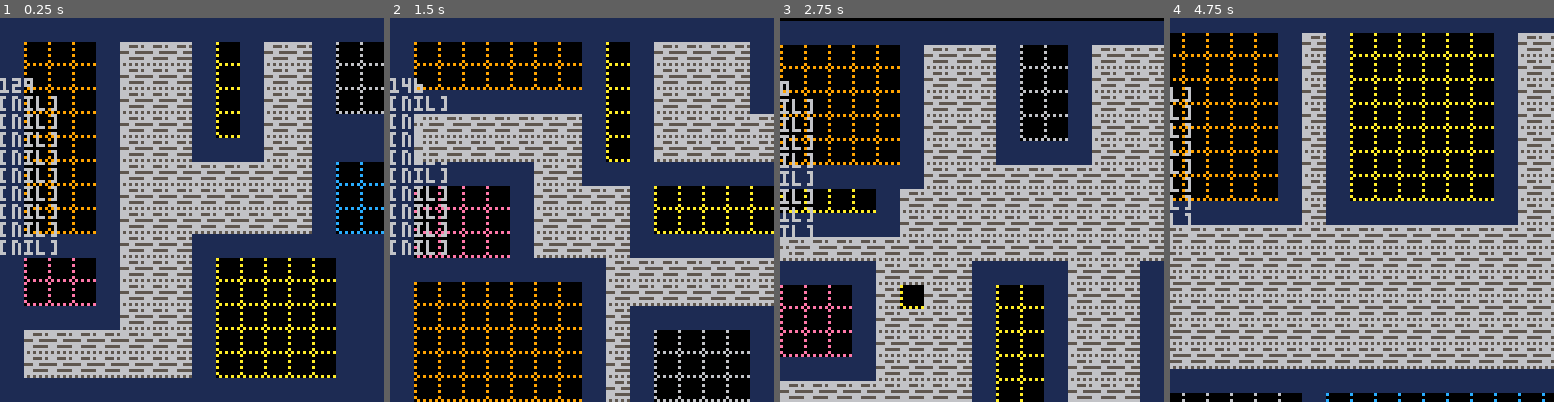
Above: before the commit, frames 1-4 (left to right).
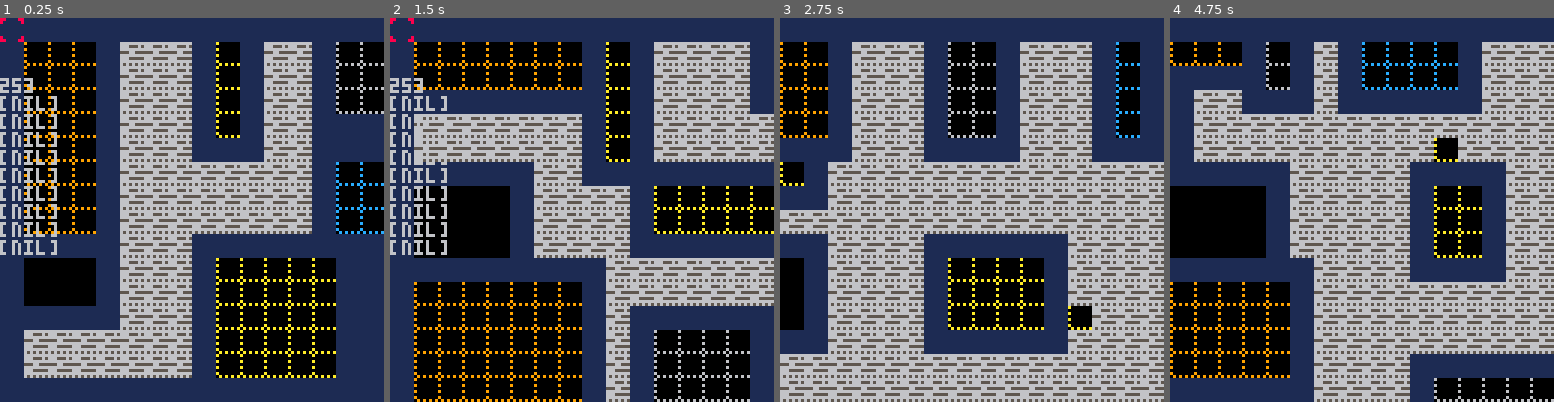
Above: after the commit, the same moments.

Repository: chebastian/picoabyss
Game: PICO-8 cartridge playground.p8
The game is run twice, just before and just after one commit, with the same random seed, the same clock (stepped at 60 frames per second) and the same inputs.
Inputs:
- Up to frame 1 (0.25 s): no input
- Up to frame 2 (1.5 s): tap X (X key) at 0.33, 1.07 s; tap O (Z key) at 0.7 s
- Up to frame 3 (2.75 s): hold Right 1.6-2.1 s; tap O (Z key) at 1.7, 2.1, 2.5 s; tap X (X key) at 1.85 s; hold Up 2.15-2.42 s; hold Right from 2.47 s (still down)
- Up to frame 4 (4.75 s): tap O (Z key) every 0.4 s from 2.9 to 4.5 s; tap X (X key) at 2.97, 4.08 s; release Right at 3.03 s; hold Left 3.08-3.58 s; hold Down 3.63-3.97 s; hold Right 4.02-4.68 s; hold Up from 4.73 s (still down)

The runs differ from the first frame. In frame 1, 0.5% of the frame differs, in the area x 0-25%, y 0-75%; in frame 2, 0.7%; in frame 3, 73%; in frame 4, 74%, in the area x 0-100%, y 3-100%.

Commit message:
playground modes

Diff:
--- a/playground.p8
+++ b/playground.p8
@@ -35,6 +35,8 @@
  srcx = _size-1
 	srcy = _size-1
  gen()
+
+ _curx,_cury=0,0
 --	find()
 end
 
@@ -76,7 +78,7 @@
 	end
 end
 
-
+sig_dig = 255
 function gen()
 	reload(0x1000, 0x1000, 0x2000)
  fill_map(1)
@@ -87,20 +89,43 @@
 
 	local t_dig = 36
 	mapsig(function(x,y,sig)
-								 set_if(255,t_dig,x,y,sig)
+								 set_if(sig_dig,t_dig,x,y,sig)
 								end)
 
 	local digs = {}
 
 	mapsig(function(x,y,sig)
-								 set_if(255,36,x,y,sig)
-								 if (sig == 255) add(digs,{x=x,y=y})
+								 set_if(sig_dig,36,x,y,sig)
+								 if (sig == sig_dig) add(digs,{x=x,y=y})
 								end)
 
 
 	_dbg[1] = #digs
 	local pt = digs[flr(rnd(#digs))]
-	mset(pt.x,pt.y,3)
+--	mset(pt.x,pt.y,3)
+ dig(pt)
+end
+
+sig_dwn  = 255-2
+sig_right= 255-8
+sig_up   = 255-32
+sig_left = 255-128
+
+function dig(po)
+ local px,py,dx,dy = po.x,po.y,0,1
+ local hit = false
+ while not hit do
+  mset(px,py,3)
+  px+=dx
+  py+=dy
+  local sig = tile_sig(p(px,py))
+  hit = not (sig == sig_dig or
+             sig == sig_down or
+             sig == sig_up or
+             sig == sig_left or
+             sig == 255)
+  _dbg[1] = sig
+ end
 end
 
 function mapt(func)
@@ -125,6 +150,32 @@
 	end
 end
 
+function upd_cursor()
+ local dx,dy=0,0
+
+ if btnp(⬆️) then
+  dy=-1
+ elseif btnp(⬇️) then
+  dy=1
+	end
+
+	if btnp(⬅️) then
+  dx=-1
+	elseif btnp(➡️) then
+  dx = 1
+ end
+
+ _curx+=dx*8
+ _cury+=dy*8
+end
+
+_modes = {"cam","mov","gen"}
+_mode = 1
+
+function mode()
+ return _modes[_mode]
+end
+
 function _draw()
 	cls()
  map()
@@ -136,12 +187,20 @@
   pset(ox+po.x,oy+po.y,16)
  end
 
- if btnp(❎) then
-  fr = not fr
- end
+ if btn(🅾️) then
+  if btnp(⬆️) then
+  _mode -= 1
+  elseif btnp(⬇️) then
+  _mode += 1
+  end
+
+  _mode %= #_modes+1
+	 print(mode(),10,10)
+ end
+
 
  local camsp = 1
- if btn(🅾️) then
+ if mode() == "cam" then
  	if btn(⬆️) then
 	  _camy -= camsp
 	 elseif btn(⬇️) then
@@ -152,7 +211,7 @@
 		elseif btn(➡️) then
 			_camx += camsp
 	 end
- else
+ elseif mode() == "gen" then
 	 if btnp(⬆️) then
 	  _iterations += 1
 	 elseif btnp(⬇️) then
@@ -162,6 +221,8 @@
 		elseif btnp(➡️) then
 			_size += 1
 	 end
+	elseif mode() == "mov" then
+	 upd_cursor()
  end
 
  srcx,srcy=_size-1,_size-1
@@ -170,12 +231,7 @@
  if btnp(❎) then
  	gen()
  end
- if _drw_dbg then
-	 cursor(0,20)
-	 for i=1,10 do
-	  print(_dbg[i],6)
-	 end
- end
+
 
  -- draw dijkstramap
 -- for tl in all(_path) do
@@ -192,7 +248,16 @@
  for pt in all(_golden_path) do
   print_t("웃",pt.x,pt.y)
  end
--- _dbg ={}
+
+ palt(14,true)
+ spr(49,_curx,_cury)
+
+ if _drw_dbg then
+	 cursor(0,20)
+	 for i=1,10 do
+	  print(_dbg[i],6)
+	 end
+ end
 end
 
 function print_t(c,x,y)
@@ -810,14 +875,14 @@
 000000005555555000000000ffffff0f666555550000000000000000000000000000000000000000000000000000000000000000000000000000000000000000
 00000000555555506666066000ffffff666666660000000000000000000000000000000000000000000000000000000000000000000000000000000000000000
 000000000000000000000000ffff0ff0656565650000000000000000000000000000000000000000000000000000000000000000000000000000000000000000
-00000000000000000000000000000000000000000000000000000000000000000000000000000000000000000000000000000000000000000000000000000000
-00000000000000000000000000000000000000000000000000000000000000000000000000000000000000000000000000000000000000000000000000000000
-00000000000000000000000000000000000000000000000000000000000000000000000000000000000000000000000000000000000000000000000000000000
-00000000000000000000000000000000000000000000000000000000000000000000000000000000000000000000000000000000000000000000000000000000
-00000000000000000000000000000000000000000000000000000000000000000000000000000000000000000000000000000000000000000000000000000000
-00000000000000000000000000000000000000000000000000000000000000000000000000000000000000000000000000000000000000000000000000000000
-00000000000000000000000000000000000000000000000000000000000000000000000000000000000000000000000000000000000000000000000000000000
-00000000000000000000000000000000000000000000000000000000000000000000000000000000000000000000000000000000000000000000000000000000
+0000000088eeee880000000000000000000000000000000000000000000000000000000000000000000000000000000000000000000000000000000000000000
+000000008eeeeee80000000000000000000000000000000000000000000000000000000000000000000000000000000000000000000000000000000000000000
+00000000eeeeeeee0000000000000000000000000000000000000000000000000000000000000000000000000000000000000000000000000000000000000000
+00000000eeeeeeee0000000000000000000000000000000000000000000000000000000000000000000000000000000000000000000000000000000000000000
+00000000eeeeeeee0000000000000000000000000000000000000000000000000000000000000000000000000000000000000000000000000000000000000000
+00000000eeeeeeee0000000000000000000000000000000000000000000000000000000000000000000000000000000000000000000000000000000000000000
+000000008eeeeee80000000000000000000000000000000000000000000000000000000000000000000000000000000000000000000000000000000000000000
+0000000088eeee880000000000000000000000000000000000000000000000000000000000000000000000000000000000000000000000000000000000000000
 eeeeeeeeeeeeeeeeeeeeeeeeeeeeeeee000000000000000000000000000000000000000000000000000000000000000000000000000000000000000000000000
 eeee9eeeeeee9eeeeeee9eeeeeee9eee000000000000000000000000000000000000000000000000000000000000000000000000000000000000000000000000
 eee909eeeee909eeeee909eeeee909ee000000000000000000000000000000000000000000000000000000000000000000000000000000000000000000000000
